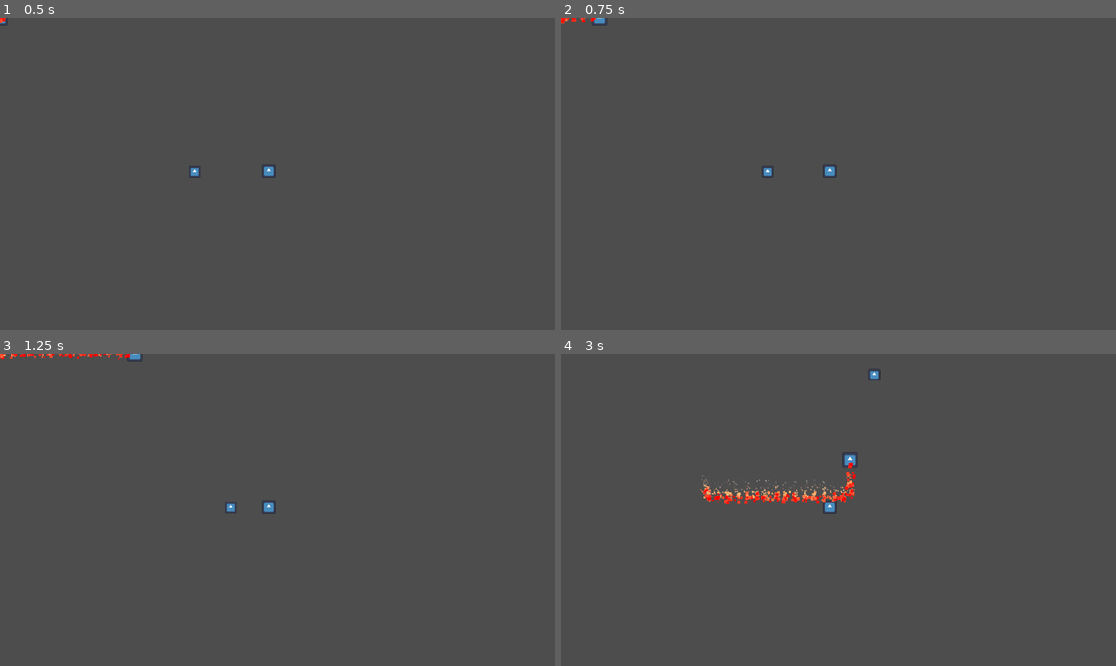
Above: before the commit, frames 1-4 (two rows, left to right).
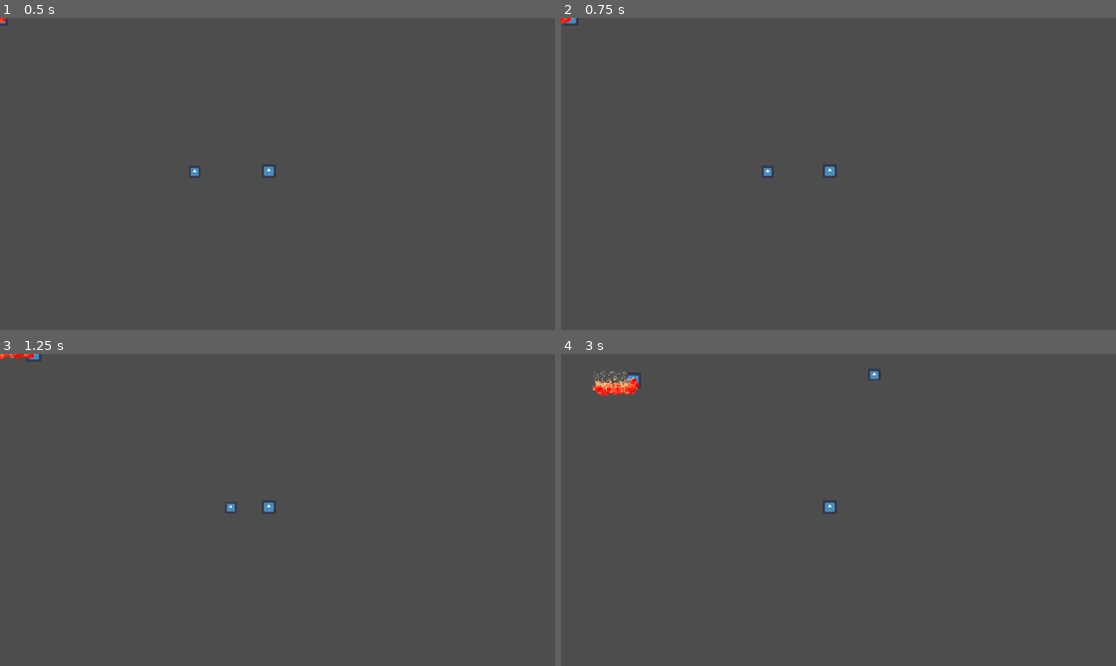
Above: after the commit, the same moments.

Repository: HuyLe4444/FireSoft
Game: Godot game, scene res://Scenes/world.tscn
Same seed, same stepped clock (60 frames per second), same inputs: the game is played once before the commit and once after it. The project has no main scene, so this scene is started directly. The engine's default icon, where the game draws it, is replaced by a stand-in: a white triangle on a blue panel in a dark square.
Inputs:
- Up to frame 1 (0.5 s): no input
- Up to frame 2 (0.75 s): hold D (right) from 0.53 s (still down)
- Up to frame 3 (1.25 s): keep holding D (right)
- Up to frame 4 (3 s): release D (right) at 1.28 s; hold S (down) 1.28-2.03 s; hold D (right) 2.03-2.78 s; hold W (up) from 2.78 s (still down)

Frame 1 is identical in both runs. In frame 2, 0.1% of the frame differs, in the area x 0-9%, y 0-3%; in frame 3, 0.2%; in frame 4, 1.3%, in the area x 5-54%, y 5-49%.

Commit message:
Base game

Diff:
--- a/Scripts/player.gd
+++ b/Scripts/player.gd
@@ -1,6 +1,6 @@
 extends CharacterBody2D
 
-@export var speed = 400
+@export var speed = 100
 
 func get_input():
 	var input_direction = Input.get_vector("left", "right", "up", "down")
